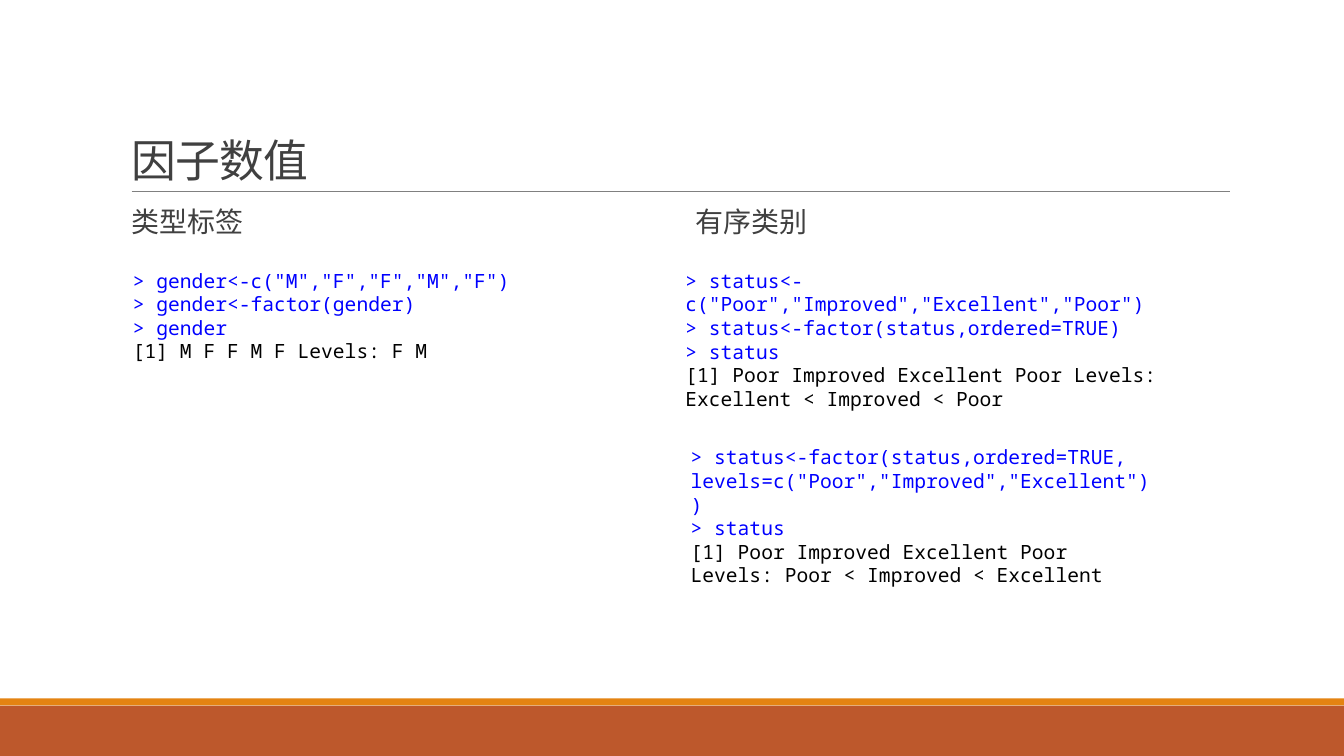
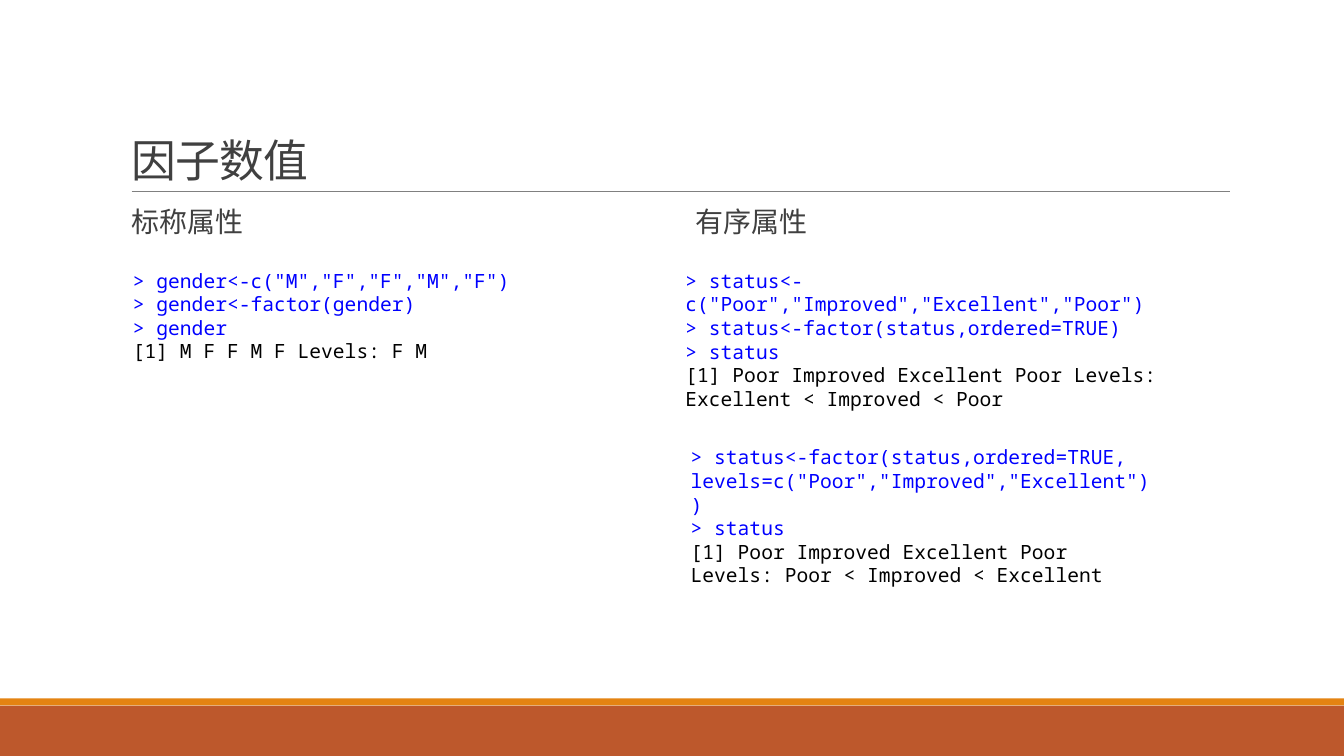
Before and after one commit to exoplanetX/DataAnalytics, a slide deck: slide 15 of 实验2-变量-导入和包.pptx (slide 14 before the commit). Drawn at 1344x756 pixels with LibreOffice and Linux fonts; fonts in the diff are those of the drawing. Boxes give left, top, right and bottom in pixels: in the first picture for what was removed or moved away, otherwise in the second. Text is boxed around its words. In the diff, an @@ line names an element or a change of style, - is before the commit and + after.

```diff
--- a/实验2-变量-导入和包.pptx
+++ b/实验2-变量-导入和包.pptx
@@ text at box(131, 208, 243, 235): text changed @@
-  类型标签
+  标称属性
@@ text at box(696, 208, 808, 235): text changed @@
-  有序类别
+  有序属性
```
Also in this commit, not shown: 5 other slides changed, 2 slides added, 2 slides removed.
